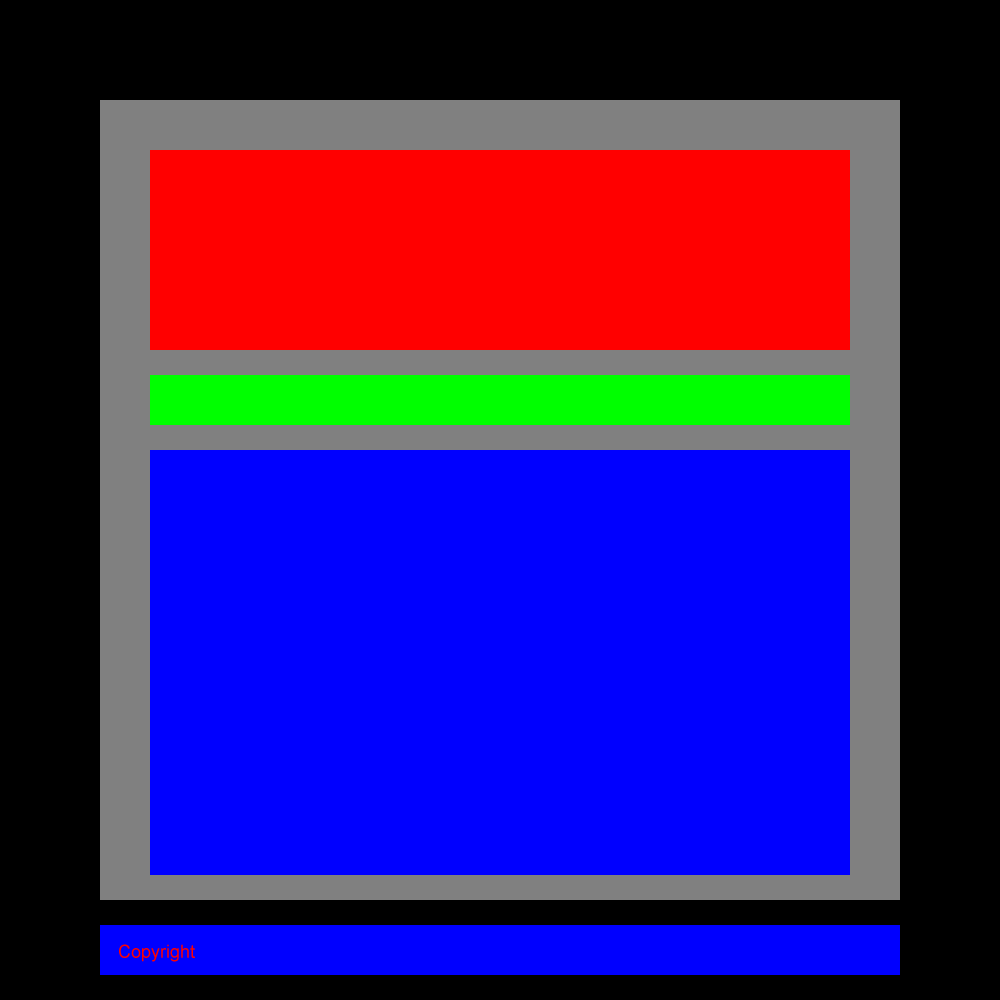
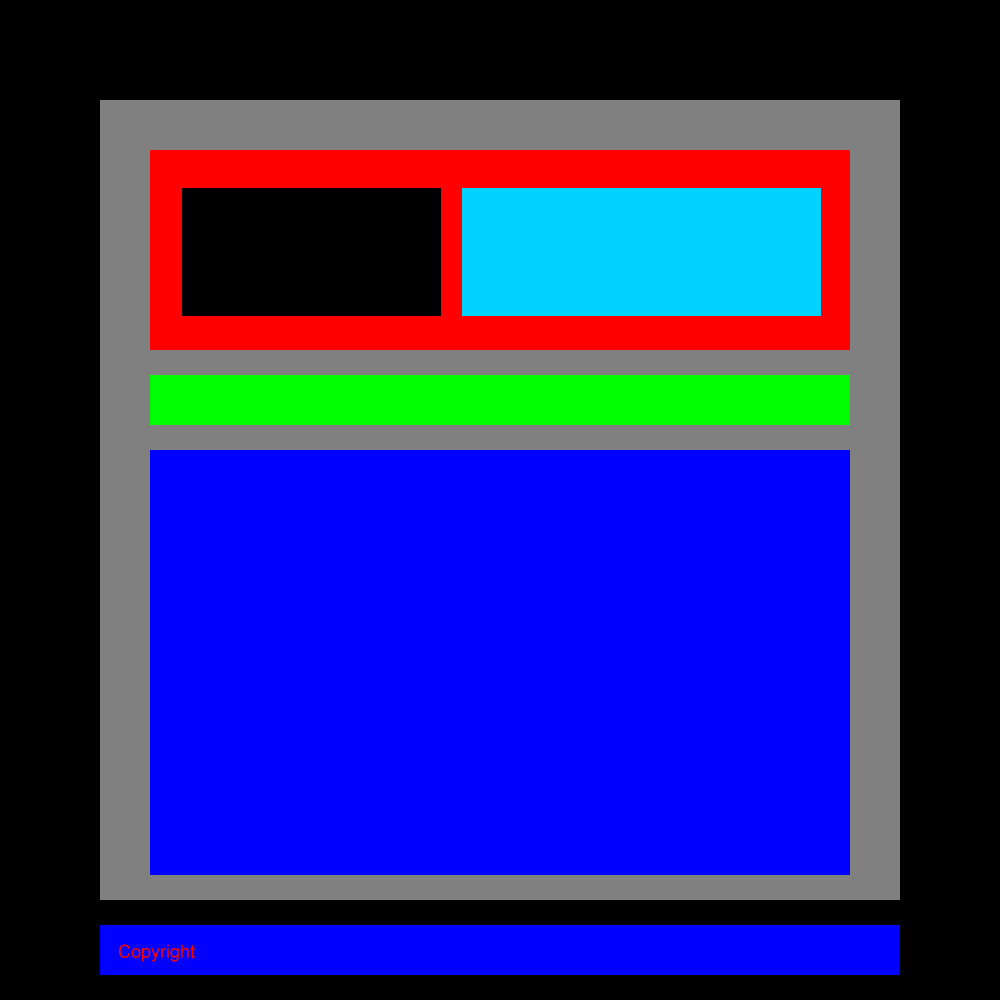
Before/after of a 1000x1000 layered artwork. What changed in the layer stack:
added group "header" (1st of 2, in "<body>" › "wrapper") with 3 layers in group "wrapper" over bbox(182, 188, 821, 316)
added layer "left-block" in group "header" over bbox(182, 188, 441, 316)
added layer "right-block" in group "header" over bbox(462, 188, 821, 316)
renamed "header[attr:test='aaa']" to "header", moved it into group "header" over bbox(182, 188, 821, 316)
